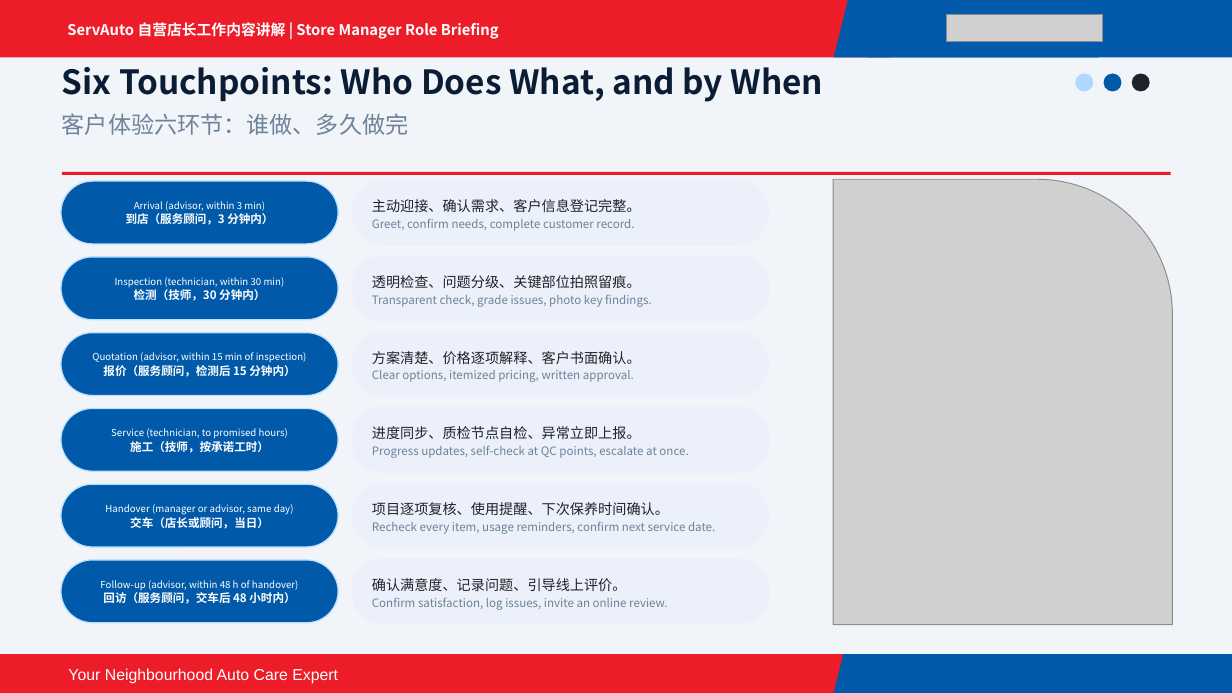
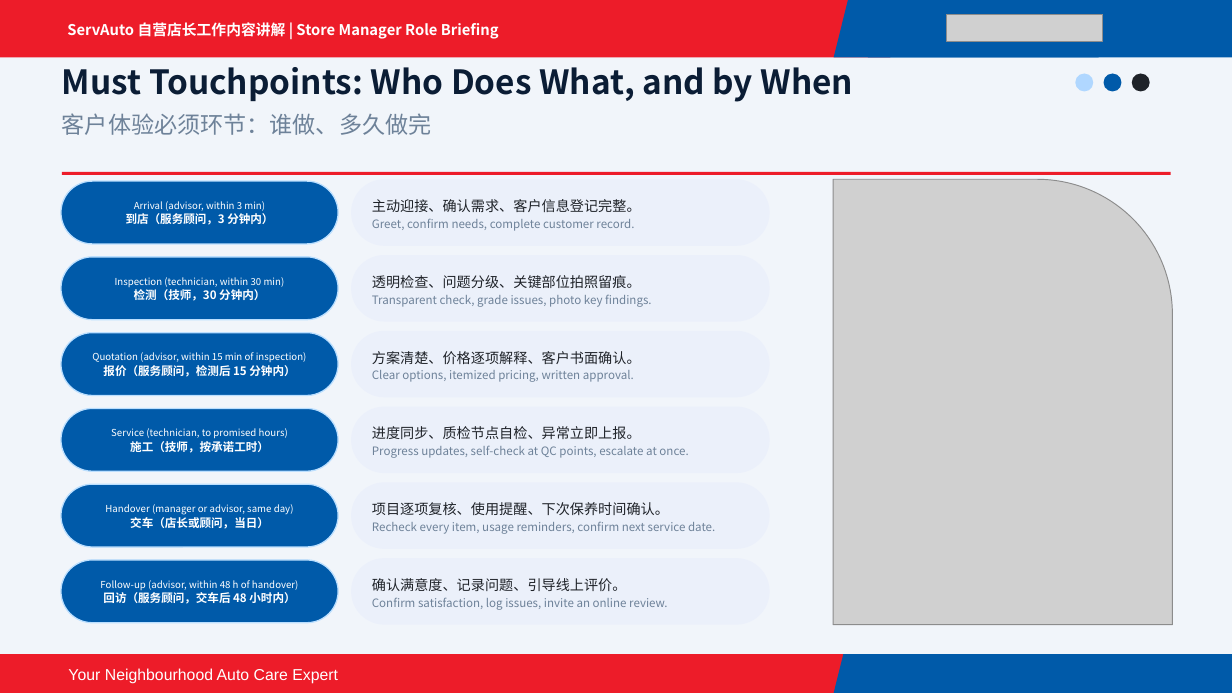
Before and after one commit to fangwei3322-hue/servauto-portal, a slide deck: slide 6 of public/files/training/store-manager-01-operational-standardization.pptx. Drawn at 1232x693 pixels with LibreOffice and Linux fonts; fonts in the diff are those of the drawing; grey boxes stand for pictures. Boxes give left, top, right and bottom in pixels: in the first picture for what was removed or moved away, otherwise in the second. Text is boxed around its words. In the diff, an @@ line names an element or a change of style, - is before the commit and + after.

```diff
--- a/public/files/training/store-manager-01-operational-standardization.pptx
+++ b/public/files/training/store-manager-01-operational-standardization.pptx
@@ text at box(62, 67, 854, 102): text changed @@
-Six Touchpoints: Who Does What, and by When
+Must Touchpoints: Who Does What, and by When
@@ text at box(62, 113, 432, 135): text changed @@
-客户体验六环节：谁做、多久做完
+客户体验必须环节：谁做、多久做完
```
Also in this commit, not shown: 3 other slides changed, 1 other file.
